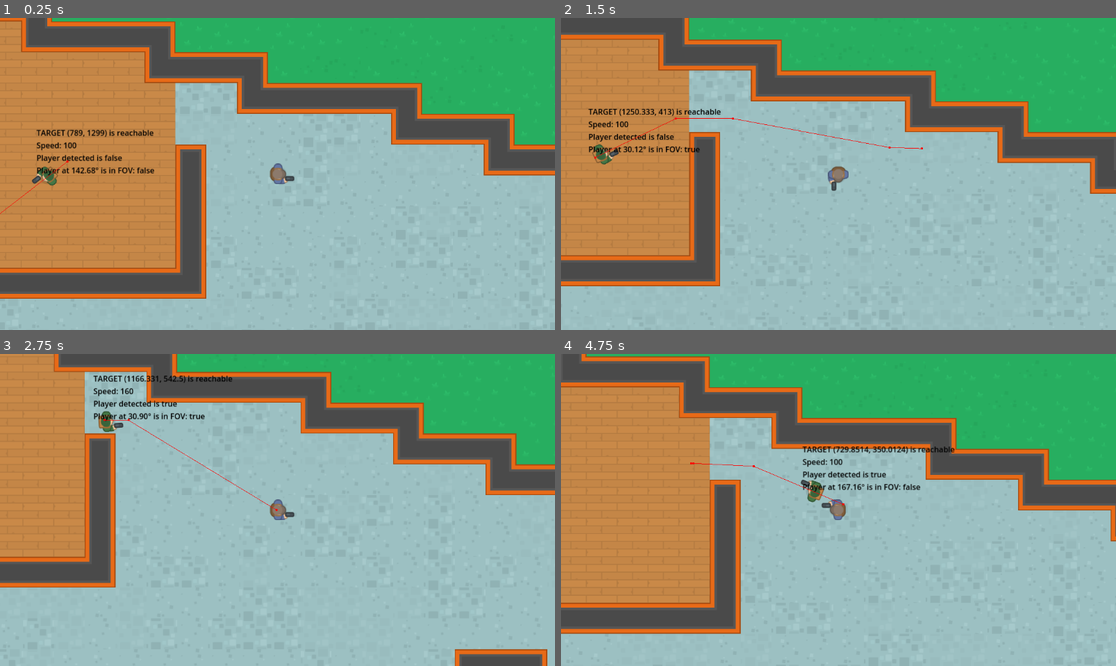
Above: before the commit, frames 1-4 (two rows, left to right).
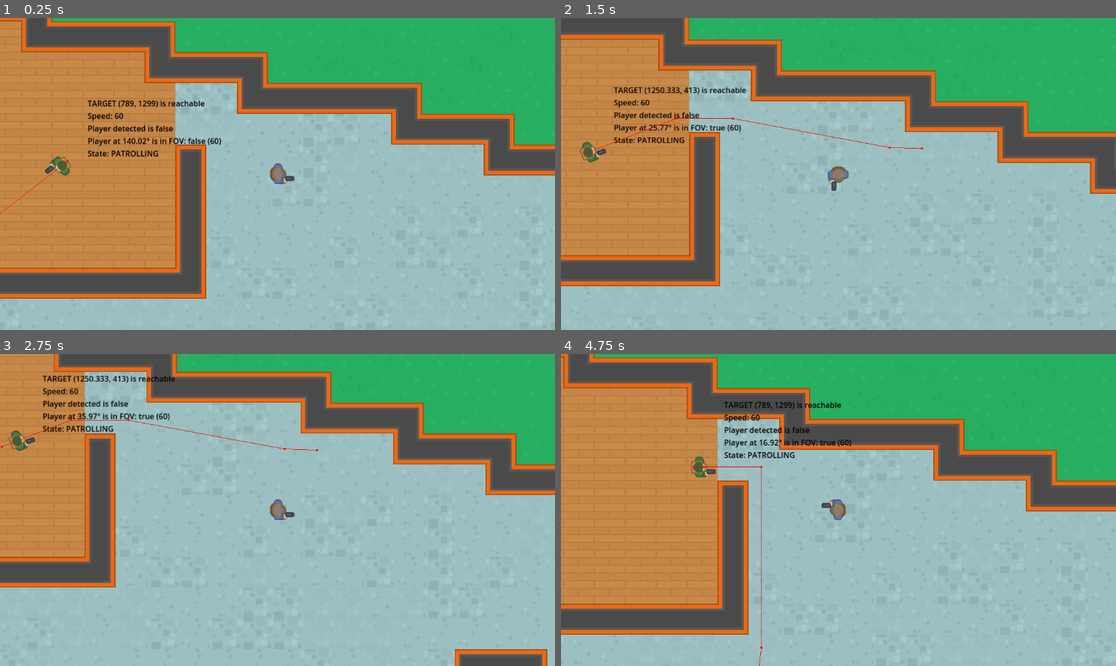
Above: after the commit, the same moments.

Repository: fj0lverkr/do-not-mind-me
Game: Godot game, scene res://scenes/level_map/level_map.tscn
Same seed, same stepped clock (60 frames per second), same inputs: the game is played once before the commit and once after it.
Inputs (mouse positions are in pixels of both pictures, inside the frame that each line leads up to):
- Up to frame 1 (0.25 s): no input
- Up to frame 2 (1.5 s): move the mouse to (960, 158) at 0.52 s; hold D (right) 0.53-1.28 s; click (960, 158) at 0.6 s; move the mouse to (727, 189) at 1.27 s; hold S (down) from 1.28 s (still down); click (727, 189) at 1.35 s
- Up to frame 3 (2.75 s): move the mouse to (333, 441) at 2.02 s; release S (down) at 2.03 s; hold D (right) from 2.03 s (still down); click (333, 441) at 2.1 s
- Up to frame 4 (4.75 s): move the mouse to (810, 572) at 2.77 s; release D (right) at 2.78 s; hold W (up) 2.78-3.53 s; click (810, 572) at 2.85 s; move the mouse to (1005, 556) at 3.52 s; hold A (left) from 3.53 s (still down); click (1005, 556) at 3.6 s; move the mouse to (672, 463) at 4.27 s; click (672, 463) at 4.35 s

The runs differ from the first frame. In frame 1, 1.9% of the frame differs, in the area x 5-40%, y 26-54%; in frame 2, 1.8%; in frame 3, 1.9%; in frame 4, 9.1%, in the area x 0-100%, y 0-100%.

Commit message:
Finalize NPC movement behaviour

Diff:
--- a/project.godot
+++ b/project.godot
@@ -19,6 +19,7 @@
 
 Constants="*res://singletons/constants.gd"
 SignalBus="*res://singletons/signal_bus.gd"
+SoundManager="*res://singletons/sound_manager.gd"
 
 [debug]
 
--- a/scenes/npc/npc.gd
+++ b/scenes/npc/npc.gd
@@ -3,6 +3,21 @@
 
 enum NPC_STATE {PATROLLING, CHASING, SEARCHING}
 
+const EMO_EXCLAM: Texture2D = preload("res://assets/images/emotes/8665321_exclamation_icon.png")
+const EMO_QUEST: Texture2D = preload("res://assets/images/emotes/8665727_question_icon.png")
+
+const FOV: Dictionary = {
+	NPC_STATE.PATROLLING: 60,
+	NPC_STATE.SEARCHING: 100,
+	NPC_STATE.CHASING: 120
+}
+
+const SPEED: Dictionary = {
+	NPC_STATE.PATROLLING: 60,
+	NPC_STATE.SEARCHING: 80,
+	NPC_STATE.CHASING: 100
+}
+
 @onready
 var _sprite: Sprite2D = $Sprite2D
 @onready
@@ -13,11 +28,11 @@
 var _player_detect: Node2D = $PlayerDetector
 @onready
 var _raycast: RayCast2D = $PlayerDetector/RayCast2D
-
-@export
-var _patrol_speed: float = 100.0
-@export
-var _chase_speed: float = 160.0
+@onready
+var _emote: Sprite2D = $Emote
+@onready
+var _sfx: AudioStreamPlayer2D = $AudioStreamPlayer2D
+
 @export
 var _patrol_points_node: NodePath
 
@@ -25,33 +40,75 @@
 var _current_point: int = 0
 var _is_off_patrol: bool = false
 var _player_ref: Player
-var _fov: float = 60.0
 var _current_state: NPC_STATE = NPC_STATE.PATROLLING
-var _current_speed: float
+var _tween: Tween
 
 
 func _ready() -> void:
+	_emote.hide()
 	set_physics_process(false)
 	NavigationServer2D.map_changed.connect(_on_nav_map_changed)
 	_player_ref = get_tree().get_first_node_in_group(Constants.GRP_PLAYER)
-	_current_speed = _patrol_speed
 
 
 func _physics_process(_delta: float) -> void:
 	if Input.is_action_just_released("set_target"):
 		_set_off_patrol_target(get_global_mouse_position())
 
-	_set_state()
+	_point_raycast_to_player()
+	_update_state()
 	_update_navigation()
-	_point_raycast_to_player()
+
 	_set_debug_label()
 
 
-func _set_state() -> void:
+func _animate_state(s: NPC_STATE) -> void:
+	if _tween:
+		_reset_tween()
+
+	_tween = create_tween()
+
+	match s:
+		NPC_STATE.CHASING:
+			_tween.set_loops()
+			_tween.tween_property(_sprite, "modulate", Color.RED, 0.2).set_trans(Tween.TRANS_SINE)
+			_tween.tween_property(_sprite, "modulate", Color.WHITE, 0.2).set_trans(Tween.TRANS_SINE)
+
+		NPC_STATE.SEARCHING:
+			_tween.set_loops()
+			_tween.tween_property(_sprite, "modulate", Color.YELLOW, 0.3).set_trans(Tween.TRANS_SINE)
+			_tween.tween_property(_sprite, "modulate", Color.WHITE, 0.3).set_trans(Tween.TRANS_SINE)
+
+
+func _reset_tween() -> void:
+	_tween.kill()
+	var t: Tween = create_tween()
+	t.tween_property(_sprite, "modulate", Color.WHITE, 0.01)
+
+
+func _set_state(s: NPC_STATE) -> void:
+	if _current_state != s:
+		match s:
+			NPC_STATE.PATROLLING:
+				_emote.hide()
+			NPC_STATE.SEARCHING:
+				_emote.texture = EMO_QUEST
+				_emote.show()
+			NPC_STATE.CHASING:
+				_emote.texture = EMO_EXCLAM
+				_emote.show()
+				SoundManager.play_2d(_sfx, SoundManager.SOUND.GASP)
+
+		_animate_state(s)
+
+	_current_state = s
+
+
+func _update_state() -> void:
 	if _can_see_player():
-		_current_state = NPC_STATE.CHASING
-	else:
-		_current_state = NPC_STATE.PATROLLING
+			_set_state(NPC_STATE.CHASING)
+	elif !_can_see_player() && _current_state == NPC_STATE.CHASING:
+		_set_state(NPC_STATE.SEARCHING)
 
 	_process_movement()
 
@@ -65,7 +122,7 @@
 
 
 func _player_in_fov() -> bool:
-	return _get_angle_to_player() <= _fov
+	return _get_angle_to_player() <= FOV[_current_state]
 
 
 func _point_raycast_to_player() -> void:
@@ -89,10 +146,11 @@
 		if not _nav_agent.is_navigation_finished():
 			var next_nav_point: Vector2 = _nav_agent.get_next_path_position()
 			_sprite.look_at(next_nav_point)
-			velocity = global_position.direction_to(next_nav_point) * _current_speed
+			velocity = global_position.direction_to(next_nav_point) * SPEED[_current_state]
 			move_and_slide()
 		else:
-			_patrol_to(_get_next_patrol_point())
+			if _current_state == NPC_STATE.PATROLLING:
+				_patrol_to(_get_next_patrol_point())
 
 
 func _set_patrol_points() -> void:
@@ -117,17 +175,15 @@
 
 func _patrol_to(point_index: int) -> void:
 	_nav_agent.target_position = _patrol_points[point_index].global_position
-	_update_navigation()
 	_set_debug_label()
 
 
-func _process_patrolling() -> void:
-	_current_speed = _patrol_speed
-	_update_navigation()
+func _process_searching() -> void:
+	if _nav_agent.is_navigation_finished():
+		_set_state(NPC_STATE.PATROLLING)
 
 
 func _navigate_to_player() -> void:
-	_current_speed = _chase_speed
 	_set_off_patrol_target(_player_ref.global_position)
 
 
@@ -141,17 +197,18 @@
 
 func _process_movement() -> void:
 	match _current_state:
-		NPC_STATE.PATROLLING:
-			_process_patrolling()
+		NPC_STATE.SEARCHING:
+			_process_searching()
 		NPC_STATE.CHASING:
 			_navigate_to_player()
 
 
 func _set_debug_label() -> void:
 	var s: String = "TARGET %s is %s" % [_nav_agent.target_position, "reached" if _nav_agent.is_target_reached() else ("reachable" if _nav_agent.is_target_reachable() else "unreachable")]
-	s += "\nSpeed: %s" % _current_speed
+	s += "\nSpeed: %s" % SPEED[_current_state]
 	s += "\nPlayer detected is %s" % _detect_player()
-	s += "\nPlayer at %.2f° is in FOV: %s" % [_get_angle_to_player(), _player_in_fov()]
+	s += "\nPlayer at %.2f° is in FOV: %s (%s)" % [_get_angle_to_player(), _player_in_fov(), FOV[_current_state]]
+	s += "\nState: %s" % NPC_STATE.find_key(_current_state)
 
 	_debug_label.text = s
 
--- a/scenes/npc/npc.tscn
+++ b/scenes/npc/npc.tscn
@@ -1,7 +1,8 @@
-[gd_scene load_steps=4 format=3 uid="uid://bpm84dseq2m1q"]
+[gd_scene load_steps=5 format=3 uid="uid://bpm84dseq2m1q"]
 
 [ext_resource type="Script" path="res://scenes/npc/npc.gd" id="1_3vhv5"]
 [ext_resource type="Texture2D" uid="uid://b8kmwcaudwpk1" path="res://assets/images/soldier1_gun.png" id="1_ntg7y"]
+[ext_resource type="Texture2D" uid="uid://c243wedjtikc1" path="res://assets/images/emotes/8665321_exclamation_icon.png" id="3_bsjub"]
 
 [sub_resource type="CircleShape2D" id="CircleShape2D_8rcy0"]
 radius = 16.1245
@@ -19,10 +20,10 @@
 shape = SubResource("CircleShape2D_8rcy0")
 
 [node name="DebugLabel" type="Label" parent="."]
-offset_left = -26.0
-offset_top = -101.0
-offset_right = 29.0
-offset_bottom = -26.0
+offset_left = 53.0
+offset_top = -141.0
+offset_right = 108.0
+offset_bottom = -66.0
 theme_override_colors/font_color = Color(0, 0, 0, 1)
 text = "DEBUG
 DEBUG
@@ -39,3 +40,10 @@
 rotation = -1.5708
 target_position = Vector2(0, 400)
 collision_mask = 5
+
+[node name="Emote" type="Sprite2D" parent="."]
+position = Vector2(0, -40)
+scale = Vector2(0.25, 0.25)
+texture = ExtResource("3_bsjub")
+
+[node name="AudioStreamPlayer2D" type="AudioStreamPlayer2D" parent="."]
--- /dev/null
+++ b/singletons/sound_manager.gd
@@ -0,0 +1,17 @@
+extends Node
+
+const GASPS: Array[AudioStream] = [
+    preload("res://assets/sounds/gasp1.wav"),
+    preload("res://assets/sounds/gasp2.wav"),
+    preload("res://assets/sounds/gasp3.wav"),
+]
+
+enum SOUND {GASP}
+
+
+func play_2d(p: AudioStreamPlayer2D, s: SOUND) -> void:
+    match s:
+        SOUND.GASP:
+            p.stream = GASPS.pick_random()
+
+    p.play()
Binary file added: assets/images/emotes/8665321_exclamation_icon.png
Not shown, added: assets/images/emotes/8665321_exclamation_icon.png.import
Binary file added: assets/images/emotes/8665727_question_icon.png
Not shown, added: assets/images/emotes/8665727_question_icon.png.import
